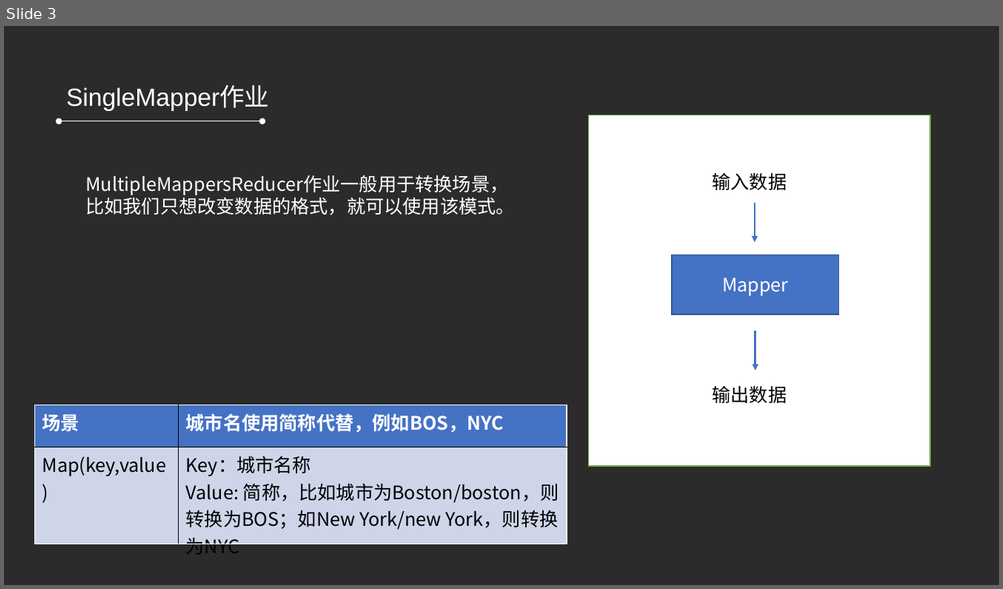
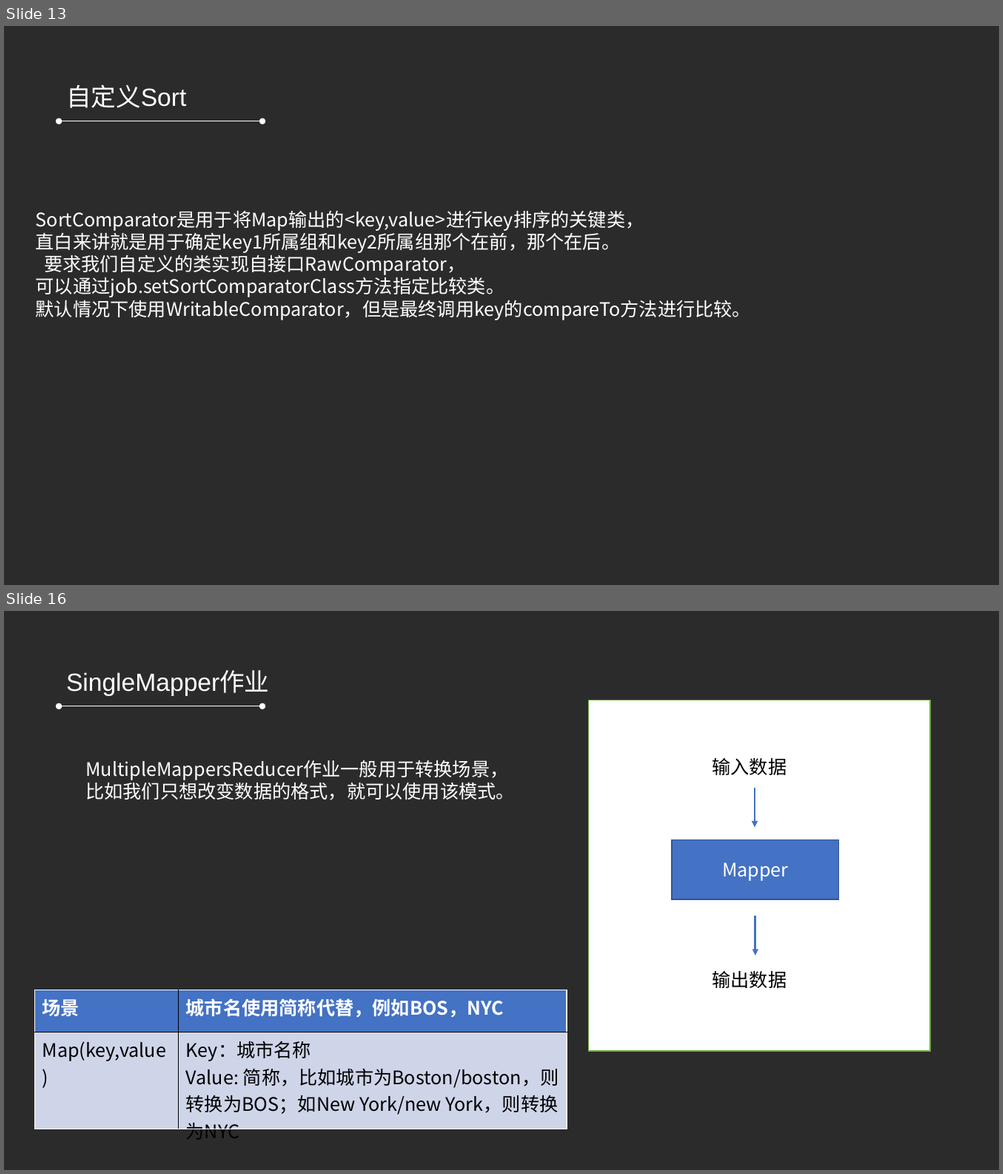
Before and after one commit to refuil/hadoopAction, a slide deck: 第五章 MapReduce高级程序设计.pptx. Shown one above the other, each under a label of ours: slide 3 before the commit, slides 13 and 16 after it; the slides between them are not shown. The pictures are 1003x589 and 1003x1174 pixels, drawn with LibreOffice and Linux fonts; fonts in the diff are those of the drawing; background and template pictures are left out; a plain dark background stands for a picture behind light text. Boxes give left, top, right and bottom in pixels: in the first picture for what was removed or moved away, otherwise in the second. Text is boxed around its words. In the diff, an @@ line names an element or a change of style, - is before the commit and + after.

```diff
--- a/第五章 MapReduce高级程序设计.pptx
+++ b/第五章 MapReduce高级程序设计.pptx
@@ slide 13 added at <box>4,26,999,585</box>, background picture (left out) @@
@@ text added at <box>66,84,186,108</box>, 24 pt, text #FFFFFF @@
+自定义Sort
@@ double arrow added from (60, 121) to (262, 121), #FFFFFF 0.5 pt @@
@@ text added at <box>36,211,751,321</box>, 18 pt, text #FFFFFF @@
+SortComparator是用于将Map输出的<key,value>进行key排序的关键类，
+直白来讲就是用于确定key1所属组和key2所属组那个在前，那个在后。
+要求我们自定义的类实现自接口RawComparator，
+可以通过job.setSortComparatorClass方法指定比较类。
+默认情况下使用WritableComparator，但是最终调用key的compareTo方法进行比较。
@@ what was slide 3 is now slide 16 @@
```
Also in this commit, not shown: 1 slide changed, 16 other slides added, 3 slides removed, 19 other files.
